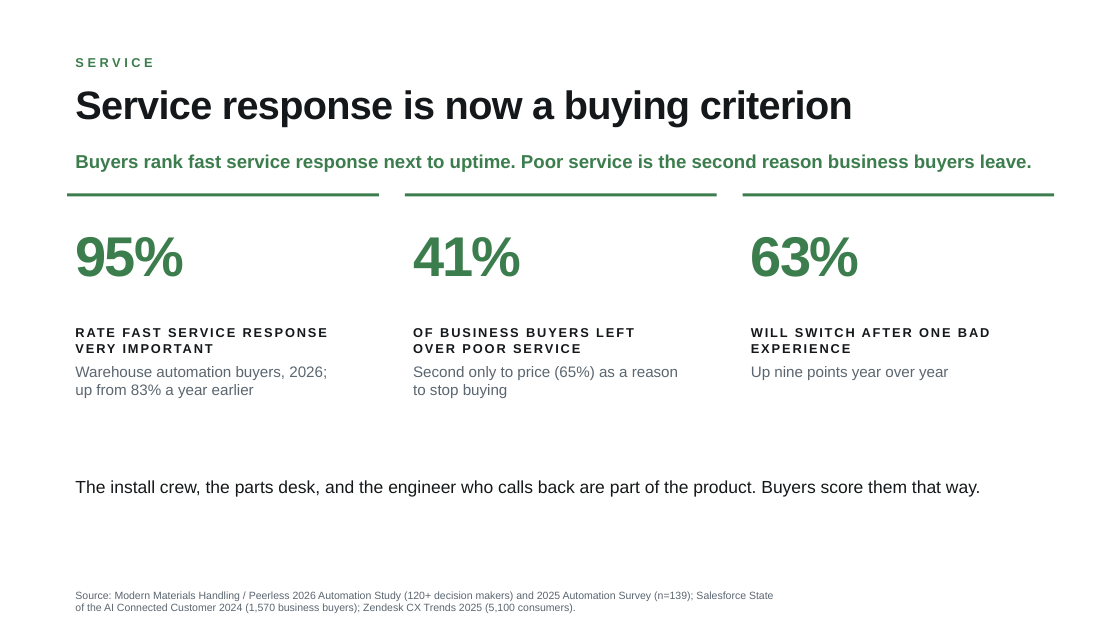
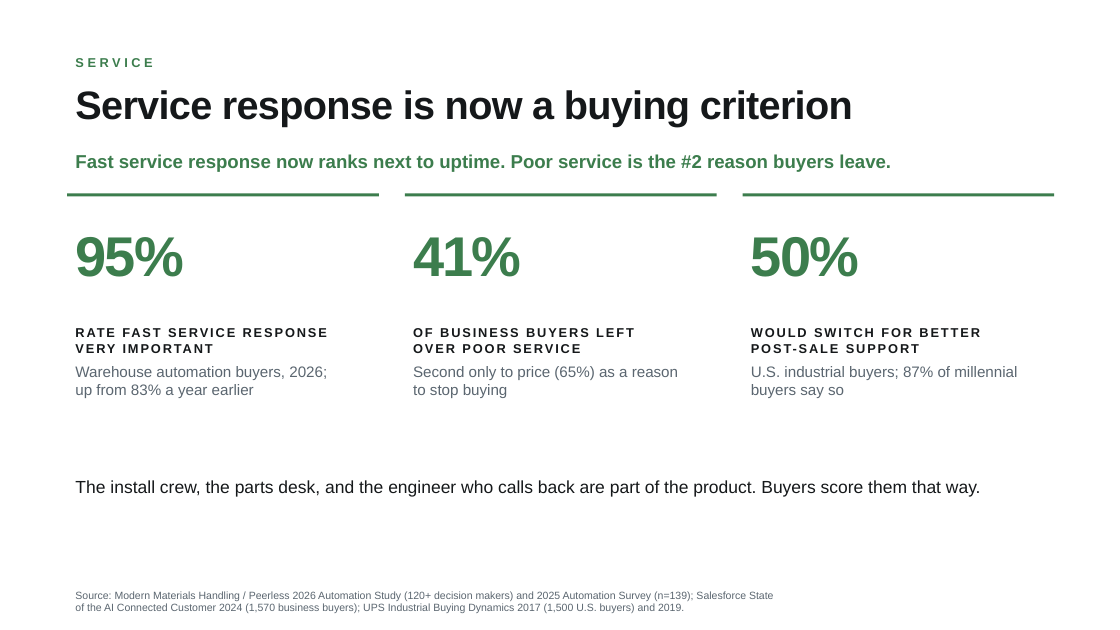
Before and after one commit to guralsnj/git_test, a slide deck: slide 16 of sales-meeting/Speed_and_Service_Win_the_Order.pptx. Drawn at 1120x630 pixels with LibreOffice and Linux fonts; fonts in the diff are those of the drawing; background and template pictures are left out. Boxes give left, top, right and bottom in pixels: in the first picture for what was removed or moved away, otherwise in the second. Text is boxed around its words. In the diff, an @@ line names an element or a change of style, - is before the commit and + after.

```diff
--- a/sales-meeting/Speed_and_Service_Win_the_Order.pptx
+++ b/sales-meeting/Speed_and_Service_Win_the_Order.pptx
@@ text at box(75, 154, 891, 172): text changed @@
-Buyers rank fast service response next to uptime. Poor service is the second reason business buyers leave.
+Fast service response now ranks next to uptime. Poor service is the #2 reason buyers leave.
@@ text at box(751, 237, 860, 277): text changed @@
-63%
+50%
@@ text at box(751, 328, 980, 337): text changed @@
-WILL SWITCH AFTER ONE BAD EXPERIENCE
+WOULD SWITCH FOR BETTER POST-SALE SUPPORT
@@ text at box(751, 366, 1017, 398): text changed @@
-Up nine points year over year
+U.S. industrial buyers; 87% of millennial buyers say so
@@ text at box(75, 591, 774, 613): text changed @@
-Source: Modern Materials Handling / Peerless 2026 Automation Study (120+ decision makers) and 2025 Automation Survey (n=139); Salesforce State of the AI Connected Customer 2024 (1,570 business buyers); Zendesk CX Trends 2025 (5,100 consumers).
+Source: Modern Materials Handling / Peerless 2026 Automation Study (120+ decision makers) and 2025 Automation Survey (n=139); Salesforce State of the AI Connected Customer 2024 (1,570 business buyers); UPS Industrial Buying Dynamics 2017 (1,500 U.S. buyers) and 2019.
```
Also in this commit, not shown: 8 other slides changed, 1 slide added, 6 other files.
